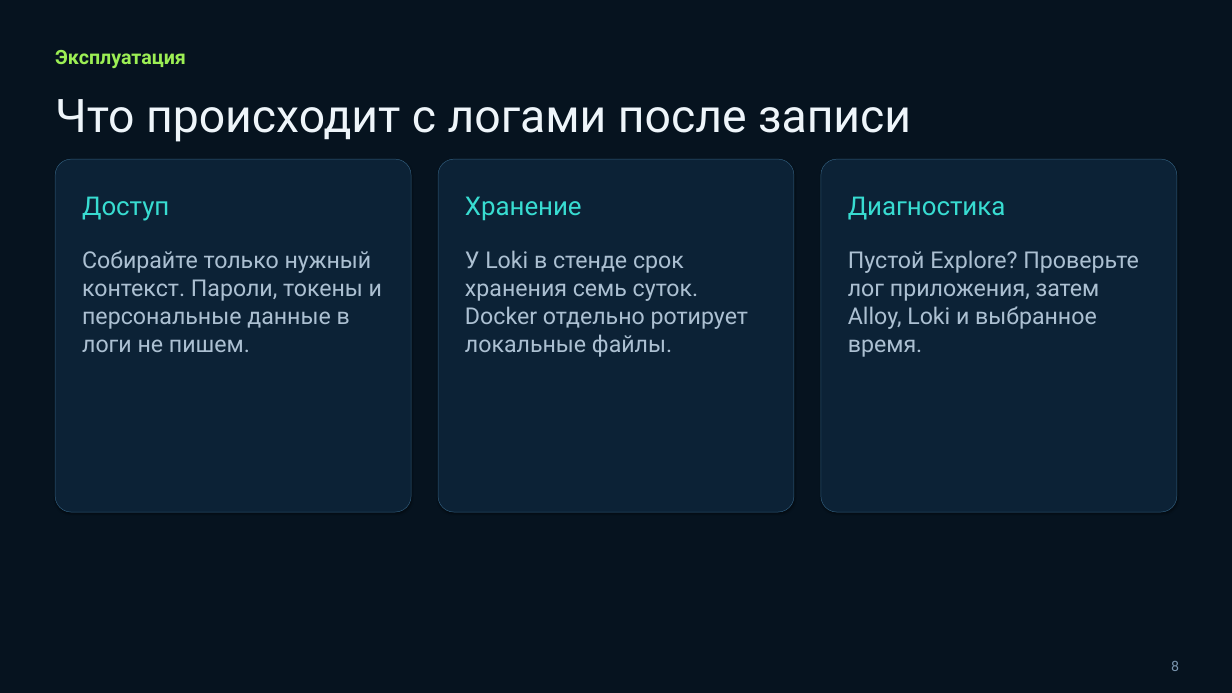
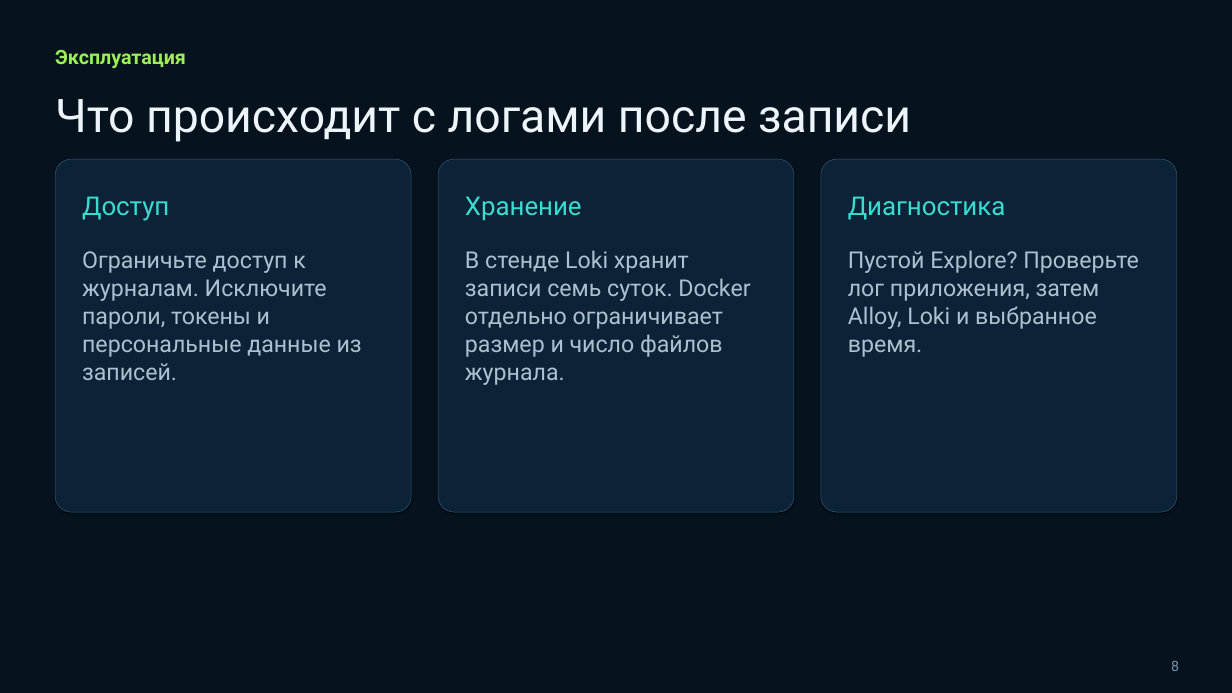
Before and after one commit to tenroman1-design/devops-lab, a slide deck: slide 8 of lesson16/Занятие 16 — Централизованное логирование.pptx. Drawn at 1232x693 pixels with LibreOffice and Linux fonts; fonts in the diff are those of the drawing. Boxes give left, top, right and bottom in pixels: in the first picture for what was removed or moved away, otherwise in the second. Text is boxed around its words. In the diff, an @@ line names an element or a change of style, - is before the commit and + after.

```diff
--- a/lesson16/Занятие 16 — Централизованное логирование.pptx
+++ b/lesson16/Занятие 16 — Централизованное логирование.pptx
@@ text at (82, 251, 362, 380): text changed @@
-Собирайте только нужный контекст. Пароли, токены и персональные данные в логи не пишем.
+Ограничьте доступ к журналам. Исключите пароли, токены и персональные данные из записей.
@@ text at (465, 250, 750, 385): text changed @@
-У Loki в стенде срок хранения семь суток. Docker отдельно ротирует локальные файлы.
+В стенде Loki хранит записи семь суток. Docker отдельно ограничивает размер и число файлов журнала.
```
Also in this commit, not shown: 12 other slides changed, 2 other files.
